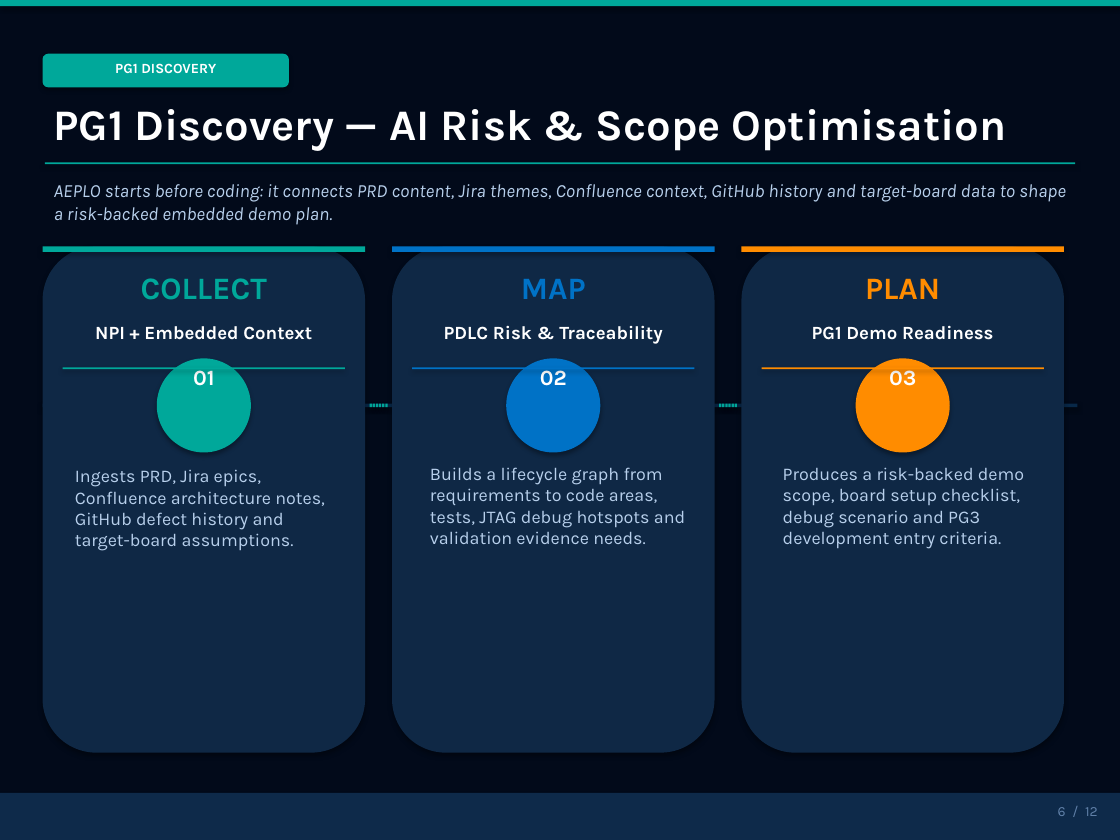
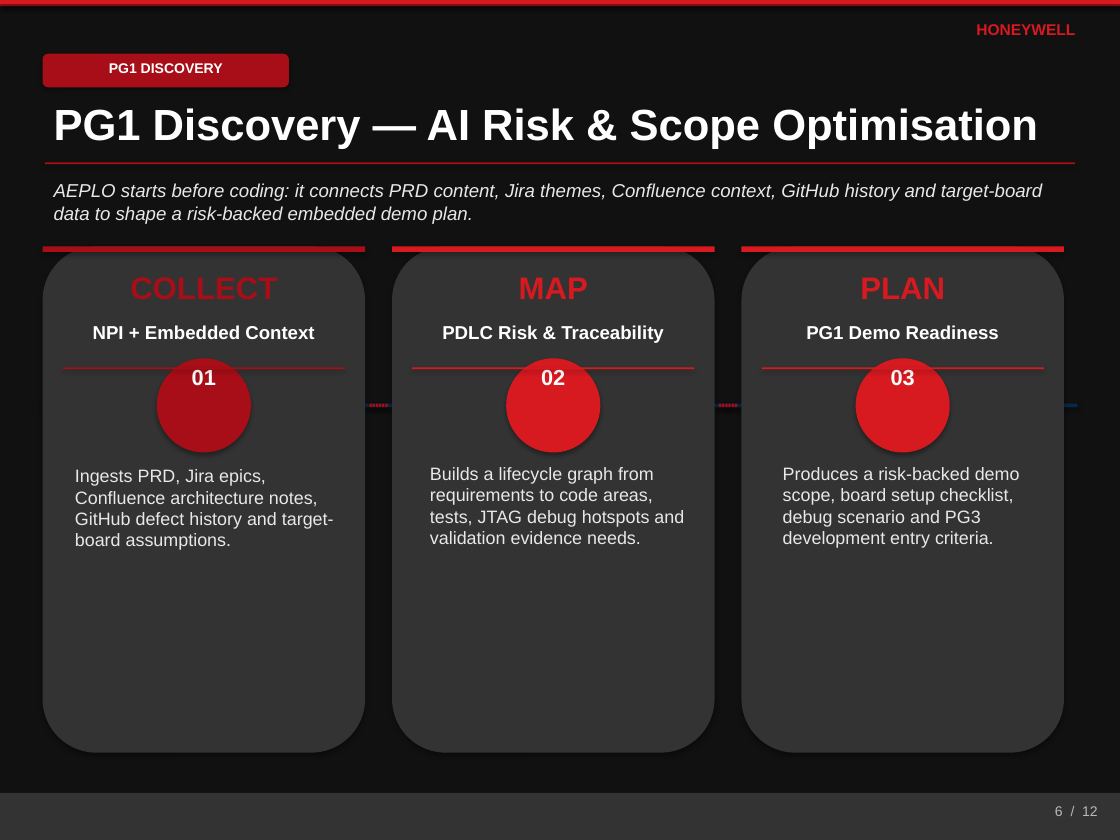
Before and after one commit to shyamnexus/HON_PPT, a slide deck: slide 6 of AI-Driven Embedded Product Lifecycle OrchestratorV5.pptx. Drawn at 1120x840 pixels with LibreOffice and Linux fonts; fonts in the diff are those of the drawing. Boxes give left, top, right and bottom in pixels: in the first picture for what was removed or moved away, otherwise in the second. Text is boxed around its words. In the diff, an @@ line names an element or a change of style, - is before the commit and + after.

```diff
--- a/AI-Driven Embedded Product Lifecycle OrchestratorV5.pptx
+++ b/AI-Driven Embedded Product Lifecycle OrchestratorV5.pptx
@@ rectangle at <box>0,0,1120,840</box>: fill #020A1A to #111111 @@
@@ rectangle added at <box>0,0,1120,4</box>, fill #D71920 @@
@@ text added at <box>976,24,1075,35</box>, 10 pt, text #D71920, bold @@
+HONEYWELL
@@ text "COLLECT" at <box>130,277,277,299</box>: font Karla to Arial, text colour #00A89A to #A70E17 @@
@@ text "MAP" at <box>519,277,588,299</box>: font Karla to Arial, text colour #0072C6 to #D71920 @@
@@ text "PLAN" at <box>860,277,945,299</box>: font Karla to Arial, text colour #FF8C00 to #D71920 @@
@@ fill #0F2845 to #333333 in 3 elements at <box>43,246,365,753</box>, <box>392,246,715,753</box>, <box>741,246,1064,753</box> @@
@@ font Karla to Arial in 8 elements at <box>109,63,223,73</box>, <box>54,108,1038,149</box>, <box>192,370,216,386</box>, <box>93,325,314,339</box>, <box>541,370,565,385</box>, <box>442,325,664,343</box>, <box>891,370,915,386</box>, <box>806,325,999,339</box> @@
@@ fill #0072C6 to #D71920 in 3 elements at <box>392,246,715,252</box>, <box>506,358,600,452</box>, <box>412,367,694,370</box> @@
@@ fill #FF8C00 to #D71920 in 3 elements at <box>741,246,1064,252</box>, <box>856,358,950,452</box>, <box>762,367,1044,370</box> @@
@@ fill #00A89A to #A70E17 in 18 elements at <box>0,0,1120,7</box>, <box>43,54,289,87</box>, <box>45,162,1075,165</box>, <box>43,246,365,252</box>, <box>157,358,251,452</box>, <box>370,403,372,407</box>, <box>373,403,375,407</box>, <box>376,403,379,407</box>, <box>379,403,381,407</box>, <box>382,403,384,407</box>, <box>385,403,388,407</box>, <box>63,367,345,370</box>, <box>719,403,721,407</box>, <box>722,403,725,407</box>, <box>726,403,728,407</box>, <box>728,403,730,407</box>, <box>731,403,734,407</box>, <box>735,403,737,407</box> @@
@@ font Karla to Arial, text colour #B8D0EC to #E8E8E8 in 4 elements at <box>54,183,1042,224</box>, <box>75,469,334,550</box>, <box>430,467,684,544</box>, <box>783,467,1020,548</box> @@
@@ rectangle at <box>0,793,1120,840</box>: fill #0E2A4A to #333333 @@
@@ text "6 / 12" at <box>1055,806,1098,816</box>: font Karla to Arial, text colour #6080A8 to #B8B8B8 @@
```
Also in this commit, not shown: 12 other slides changed, 1 other file.
